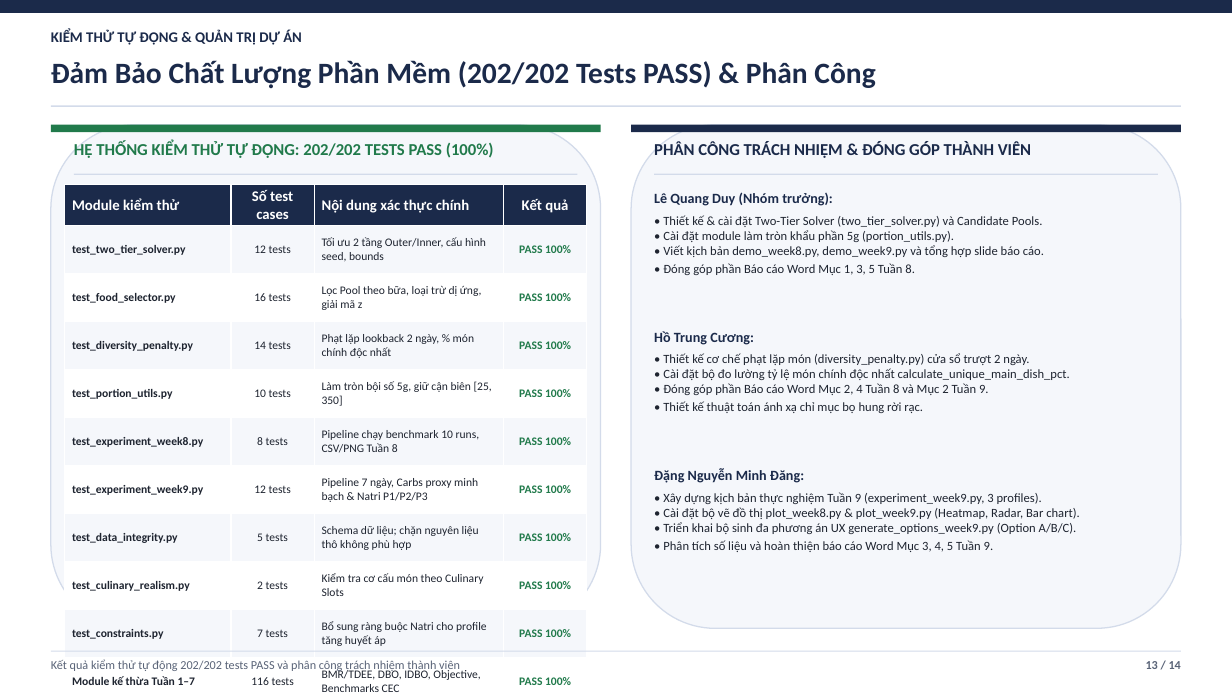
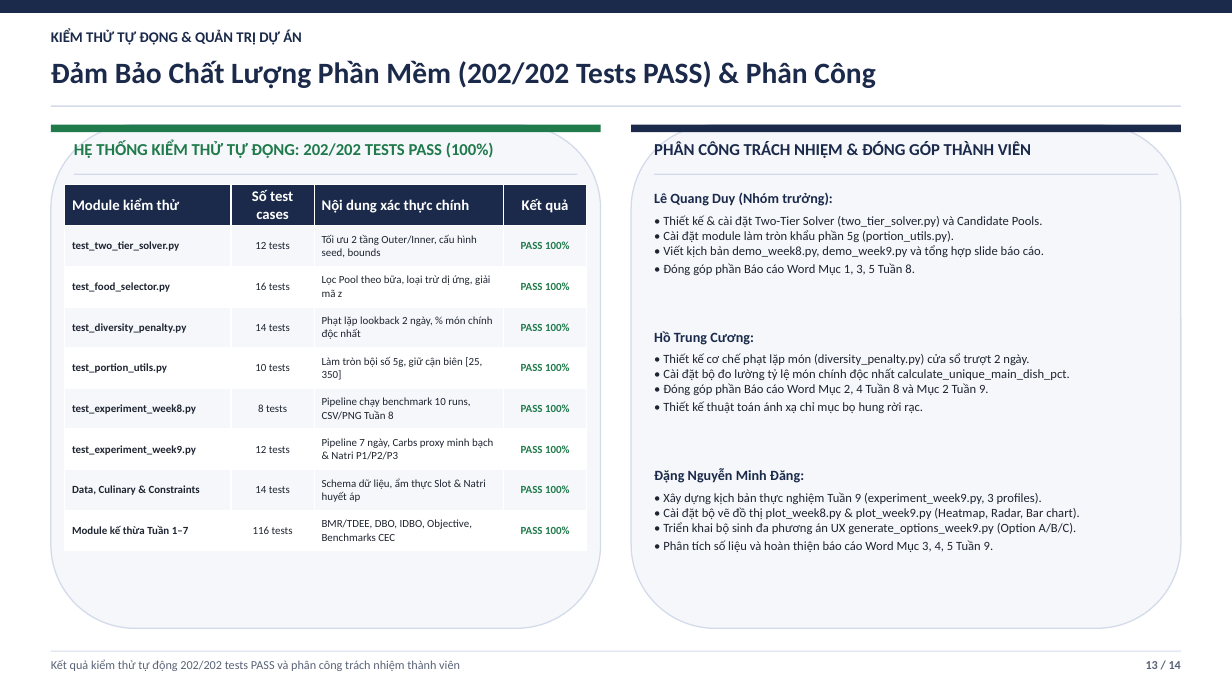
Before and after one commit to duylequang2303/DBO_heathcare, a slide deck: slide 13 of docs/slides/Slide_Bao_Cao_Tuan_8_9_DBO_IDBO.pptx. Drawn at 1232x693 pixels with LibreOffice and Linux fonts; fonts in the diff are those of the drawing. Boxes give left, top, right and bottom in pixels: in the first picture for what was removed or moved away, otherwise in the second. Text is boxed around its words. In the diff, an @@ line names an element or a change of style, - is before the commit and + after.

```diff
--- a/docs/slides/Slide_Bao_Cao_Tuan_8_9_DBO_IDBO.pptx
+++ b/docs/slides/Slide_Bao_Cao_Tuan_8_9_DBO_IDBO.pptx
@@ table at (65,185,587,549) @@
-row 8: test_data_integrity.py | 5 tests | Schema dữ liệu; chặn nguyên liệu thô không phù hợp | PASS 100%
-row 9: test_culinary_realism.py | 2 tests | Kiểm tra cơ cấu món theo Culinary Slots | PASS 100%
-row 10: test_constraints.py | 7 tests | Bổ sung ràng buộc Natri cho profile tăng huyết áp | PASS 100%
+row 8: Data, Culinary & Constraints | 14 tests | Schema dữ liệu, ẩm thực Slot & Natri huyết áp | PASS 100%
```
Also in this commit, not shown: 3 other slides changed, 2 other files.
